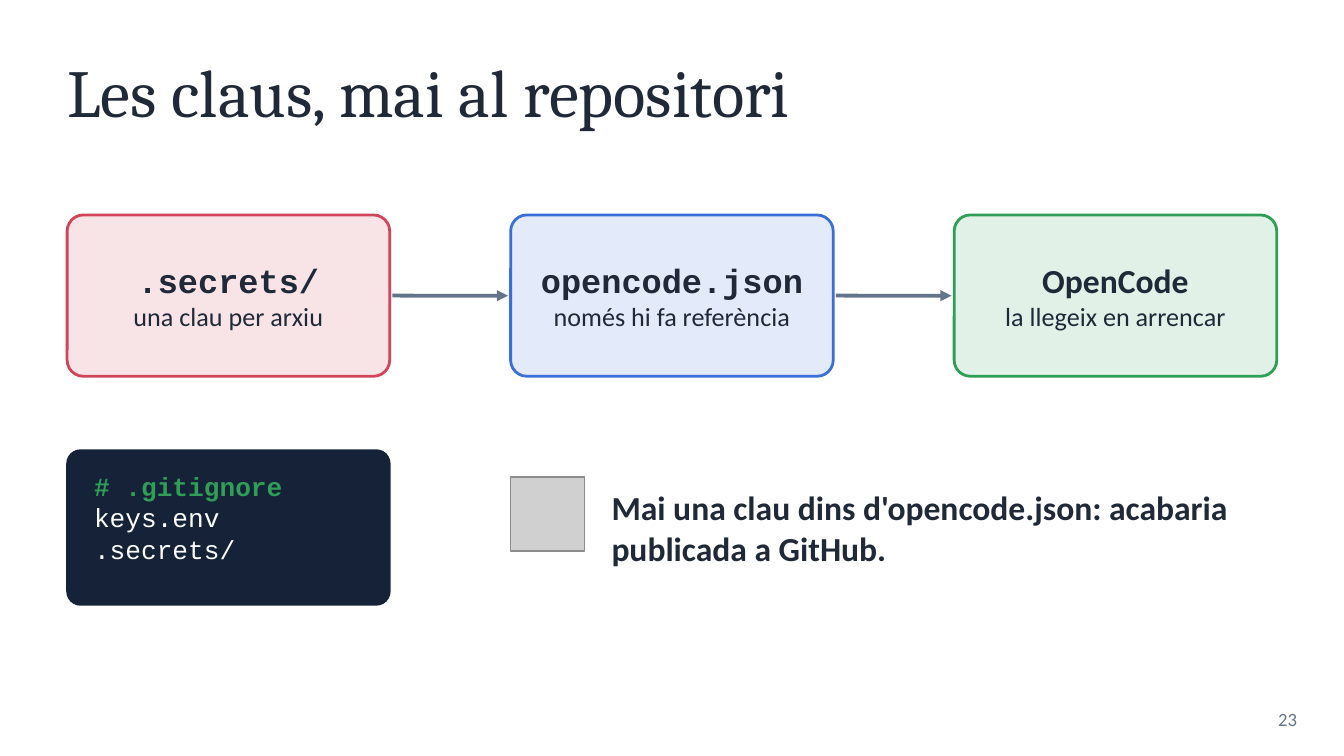
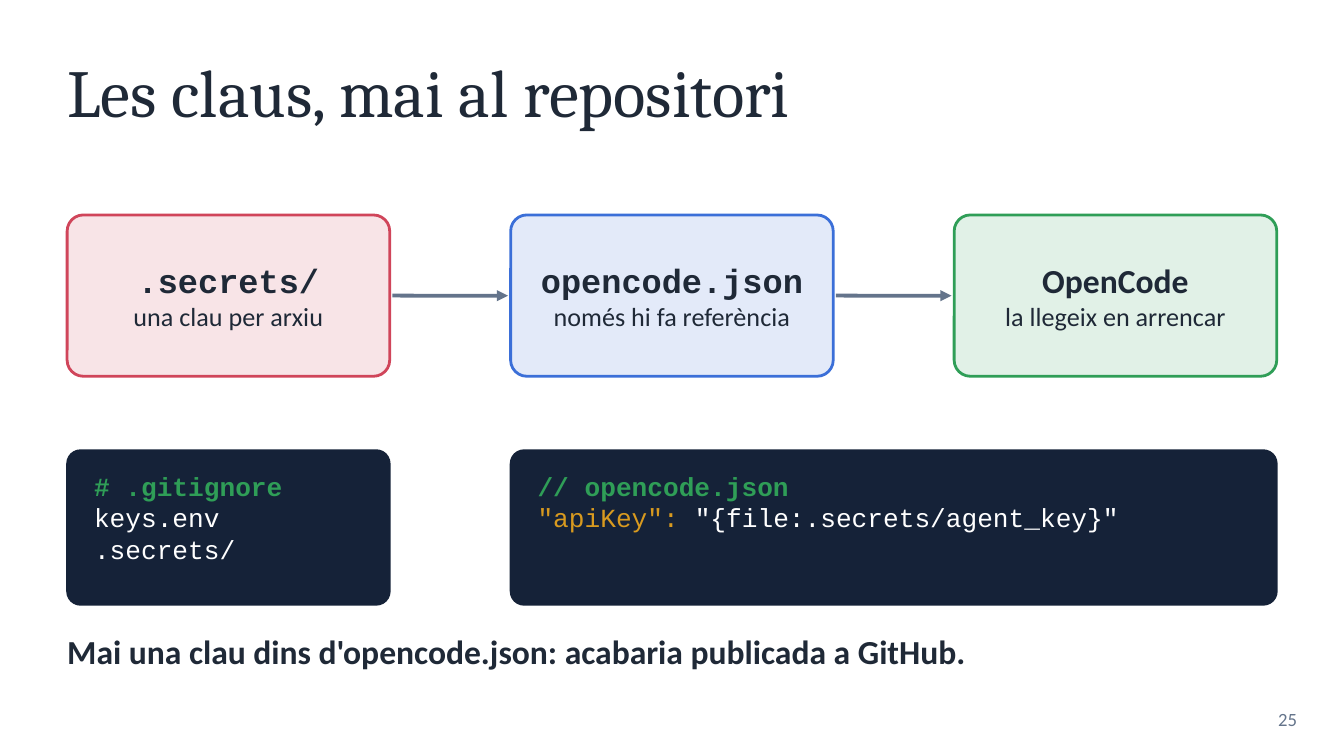
Before and after one commit to optimisme/XTEC-CursAgentsIA, a slide deck: slide 25 of diapositives/01 - Agents IA i OpenCode.pptx (slide 23 before the commit). Drawn at 1344x756 pixels with LibreOffice and Linux fonts; fonts in the diff are those of the drawing; grey boxes stand for pictures. Boxes give left, top, right and bottom in pixels: in the first picture for what was removed or moved away, otherwise in the second. Text is boxed around its words. In the diff, an @@ line names an element or a change of style, - is before the commit and + after.

```diff
--- a/diapositives/01 - Agents IA i OpenCode.pptx
+++ b/diapositives/01 - Agents IA i OpenCode.pptx
@@ rounded rectangle added at (x1=511, y1=450, x2=1277, y2=605), fill #152238, outline #152238 1 pt @@
@@ text added at (x1=538, y1=478, x2=1119, y2=533), 14 pt, text #FFFFFF @@
+// opencode.json
+"apiKey": "{file:.secrets/agent_key}"
@@ text "Mai una clau dins d'opencode.json: ..." rewrapped from (x1=612, y1=496, x2=1227, y2=567) to (x1=67, y1=640, x2=965, y2=670) @@
@@ page number at (x1=1278, y1=714, x2=1297, y2=726): text changed @@
-23
+25
```
Also in this commit, not shown: 3 other slides changed, 2 slides added, 25 other files.
